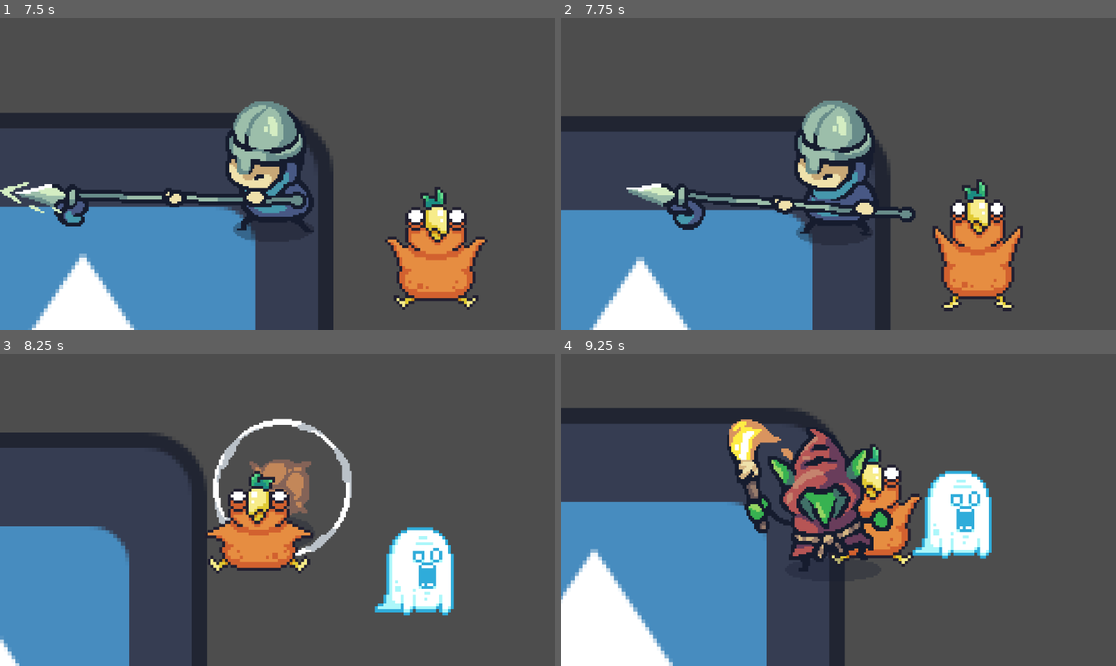
Above: before the commit, frames 1-4 (two rows, left to right).
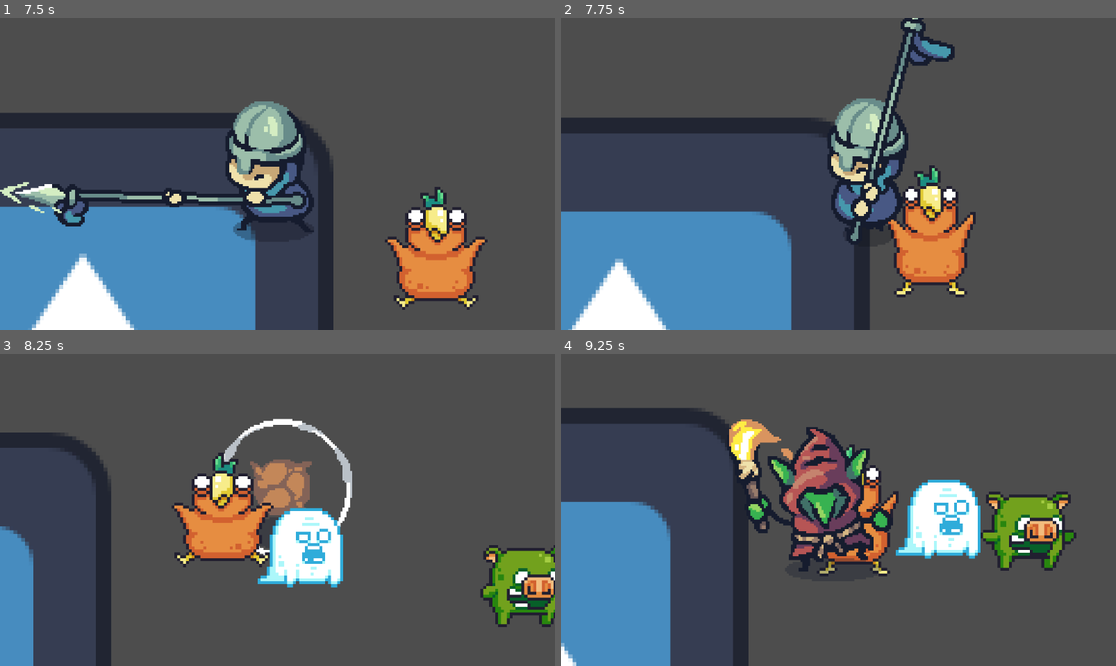
Above: after the commit, the same moments.

Repository: ccxavi/echoes
Game: Godot game, scene res://scenes/game.tscn
Same seed, same stepped clock (60 frames per second), same inputs: the game is played once before the commit and once after it. The engine's default icon, where the game draws it, is replaced by a stand-in: a white triangle on a blue panel in a dark square.
Inputs (mouse positions are in pixels of both pictures, inside the frame that each line leads up to):
- Up to frame 1 (7.5 s): move the mouse to (399, 158) at 0.52 s; hold D (move_right) 0.53-1.28 s; click (399, 158) at 0.6 s; move the mouse to (166, 189) at 1.27 s; hold S (move_down) 1.28-2.03 s; click (166, 189) at 1.35 s; move the mouse to (333, 105) at 2.02 s; hold D (move_right) 2.03-2.78 s; hold E (switch_next) 2.03-2.78 s; click (333, 105) at 2.3 s; move the mouse to (249, 236) at 2.77 s; hold W (move_up) 2.78-3.53 s; tap Q (switch_prev) at 2.85, 5.85 s; click (249, 236) at 3.05 s; move the mouse to (444, 220) at 3.52 s; hold A (move_left) 3.53-5.03 s; click (444, 220) at 3.6 s; move the mouse to (111, 127) at 4.27 s; click (111, 127) at 4.35 s; move the mouse to (305, 174) at 5.02 s; hold S (move_down) 5.03-5.78 s; hold E (switch_next) 5.03-5.78 s; click (305, 174) at 5.3 s; move the mouse to (194, 96) at 5.77 s; hold D (move_right) 5.78-6.53 s; click (194, 96) at 6.05 s; move the mouse to (399, 158) at 6.52 s; hold W (move_up) 6.53-7.28 s; click (399, 158) at 6.6 s; move the mouse to (166, 189) at 7.27 s; hold D (move_right) from 7.28 s (still down); click (166, 189) at 7.35 s
- Up to frame 2 (7.75 s): keep holding D (move_right)
- Up to frame 3 (8.25 s): move the mouse to (333, 441) at 8.02 s; release D (move_right) at 8.03 s; hold S (move_down) from 8.03 s (still down); hold E (switch_next) from 8.03 s (still down)
- Up to frame 4 (9.25 s): click (894, 441) at 8.3 s; move the mouse to (810, 572) at 8.77 s; release S (move_down) at 8.78 s; release E (switch_next) at 8.78 s; hold A (move_left) from 8.78 s (still down); tap Q (switch_prev) at 8.85 s; click (810, 572) at 9.05 s

Frame 1 is identical in both runs. In frame 2, 21% of the frame differs, in the area x 0-84%, y 0-100%; in frame 3, 25%, in the area x 0-100%, y 20-100%; in frame 4, 23%.

Commit message:
feat: better crit system, freeze frame if multiple hits

Diff:
--- a/scripts/player.gd
+++ b/scripts/player.gd
@@ -2,7 +2,7 @@
 
 @export_group("Stats")
 @export var speed = 300.0
-@export var damage = 1
+@export var damage = 1 # temp
 @export var crit_chance = 0.2      # 20% Chance
 @export var crit_multiplier = 2.0  # Double damage on crit
 
@@ -62,22 +62,33 @@
 	# 4. DETECT ENEMIES & CALCULATE CRIT
 	var bodies = attack_area.get_overlapping_bodies()
 
-	# Roll for Critical Hit
+	# A. Calculate Stats
 	var is_critical = randf() <= crit_chance
 	var final_damage = damage
 
 	if is_critical:
 		final_damage *= crit_multiplier
-		print("CRITICAL HIT!")
-		freeze_frame(0.05, 0.15)
+
+	# B. Deal Damage & COUNT HITS
+	var hit_count = 0 # Changed from boolean to integer
 
 	for body in bodies:
 		if body.is_in_group("enemy"):
 			if body.has_method("take_damage"):
-				# PASS THE 'is_critical' BOOLEAN HERE!
 				body.take_damage(final_damage, global_position, is_critical)
+				hit_count += 1
 
-# --- NEW: FREEZE FRAME HELPER ---
+	# C. Apply Freeze Frame Logic
+	if is_critical and hit_count > 0:
+		# PRIORITY 1: Critical Hit (Heaviest Freeze)
+		print("CRITICAL HIT! Heavy Freeze.")
+		freeze_frame(0.05, 0.15) # 0.15 seconds
+
+	elif hit_count > 1:
+		# PRIORITY 2: Multi-Hit Cleave (Lighter Freeze)
+		print("Multi-Hit! Light Freeze.")
+		freeze_frame(0.1, 0.1) # 0.1 seconds
+
 func freeze_frame(time_scale: float, duration: float):
 	# 1. Slow down the engine
 	Engine.time_scale = time_scale
@@ -88,7 +99,6 @@
 	# 3. Reset speed
 	Engine.time_scale = 1.0
 
-# --- VIRTUAL FUNCTION (Standard 4-Way Logic) ---
 func play_attack_animation(diff: Vector2):
 	if abs(diff.y) > abs(diff.x):
 		if diff.y < 0:
